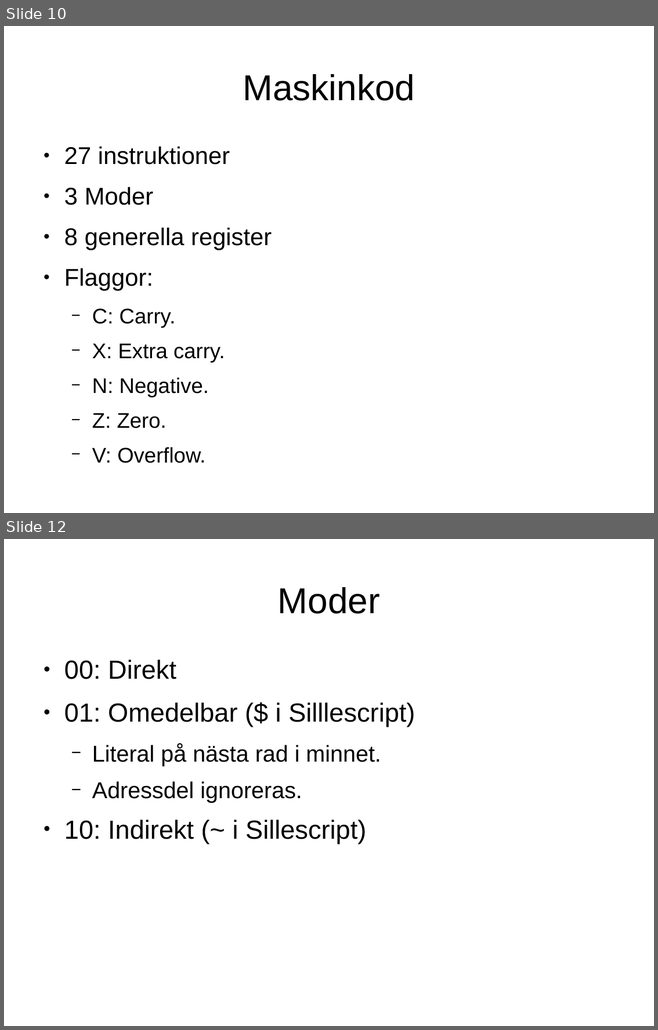
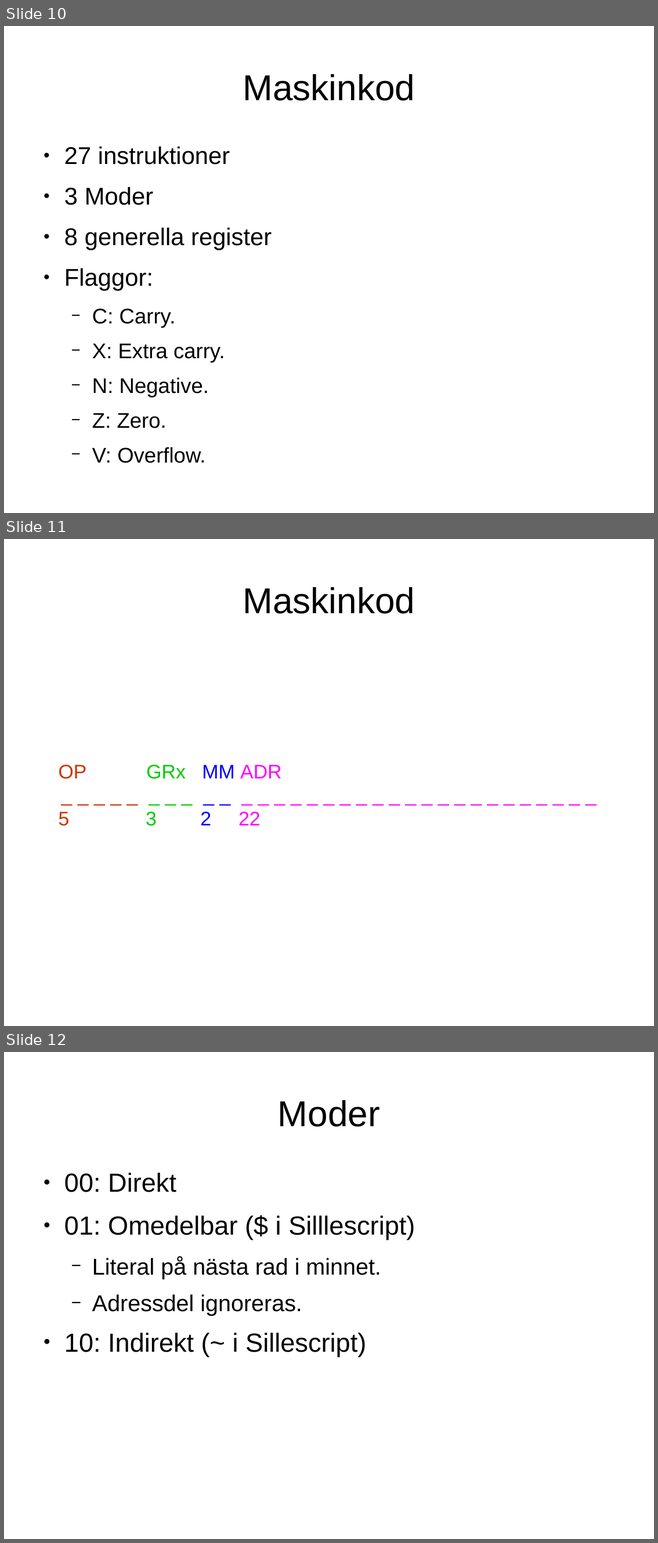
Before and after one commit to Jethro95/TSEA83_Graphing_Calculator, a slide deck: presentation/pp.odp. Shown one above the other, each under a label of ours: slides 10 and 12 before the commit, slides 10, 11 and 12 after it; the slides between them are not shown. The pictures are 658x1030 and 658x1543 pixels, drawn with LibreOffice and Linux fonts; fonts in the diff are those of the drawing. Boxes give left, top, right and bottom in pixels: in the first picture for what was removed or moved away, otherwise in the second. Text is boxed around its words. In the diff, an @@ line names an element or a change of style, - is before the commit and + after.

```diff
--- a/presentation/pp.odp
+++ b/presentation/pp.odp
@@ slide 11 added at (4,539,654,1026), background #FFFFFF @@
@@ title added at (242,587,415,614), 44 pt, text #000000 @@
+Maskinkod
@@ subtitle added at (59,765,281,826), 24 pt, text #FF00FF @@
+OP GRx MM ADR
+_ _ _ _ _ _ _ _ _ _ _ _ _ _ _ _ _ _ _ _ _ _ _ _ _ _ _ _ _ _ _ _
+5 3 2 22
```
Also in this commit, not shown: 1 slide removed, 1 other file.
